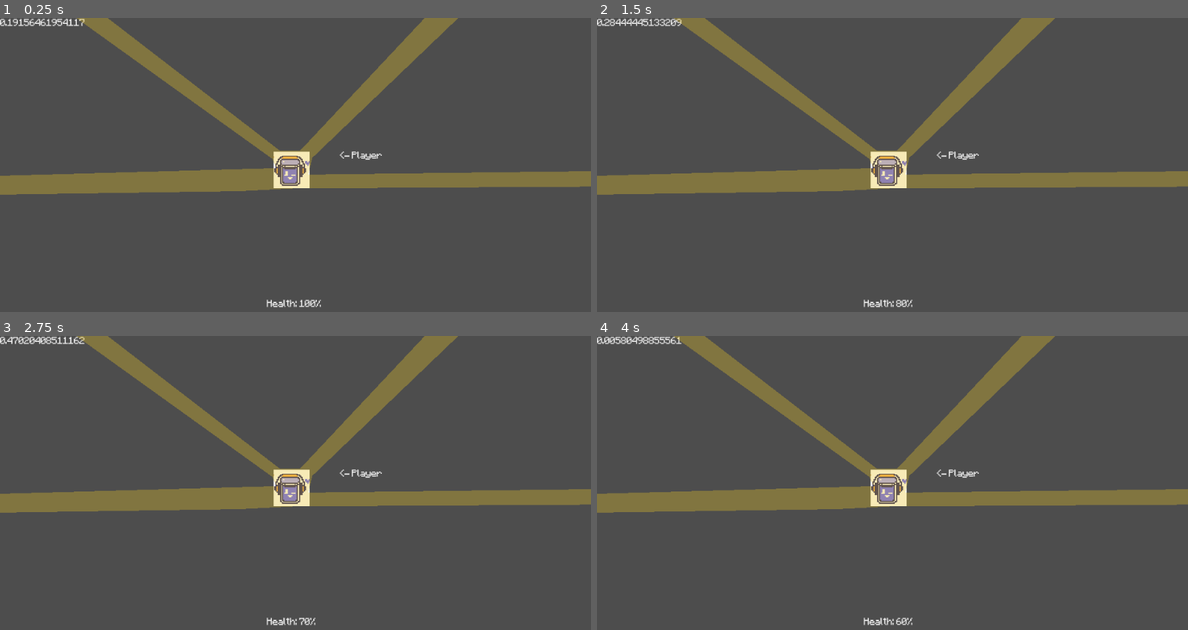
Above: before the commit, frames 1-4 (two rows, left to right).
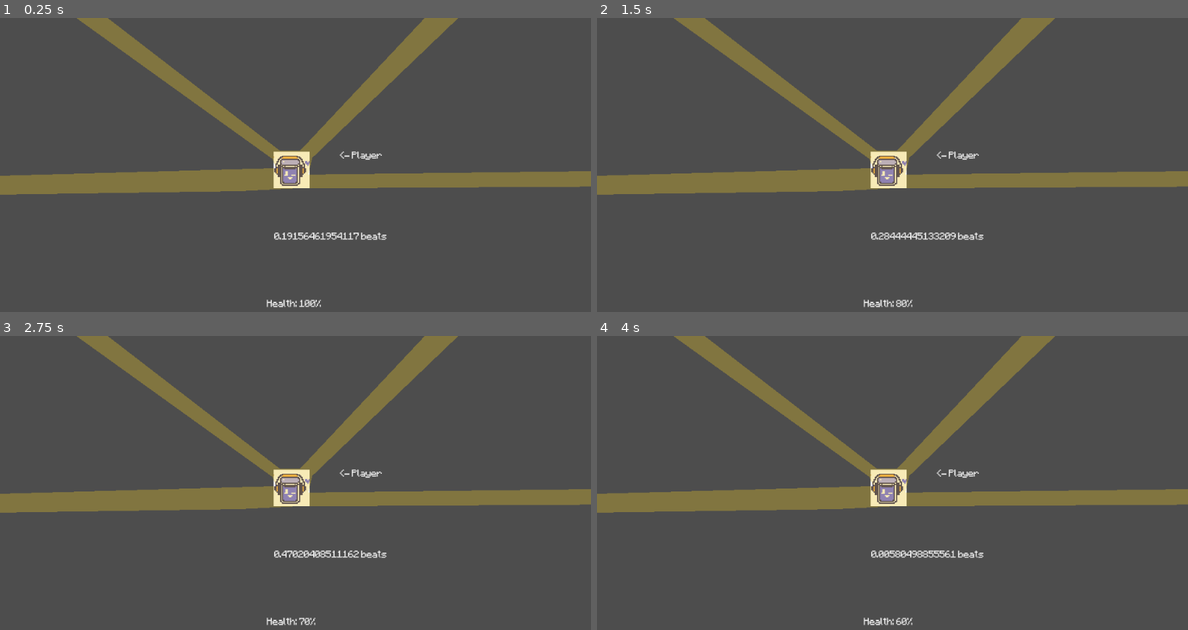
Above: after the commit, the same moments.

Repository: TrueHopolok/gj_flow
Game: Godot game, scene res://scenes/gameplay/gameplay.tscn
The game is run twice, just before and just after one commit, with the same random seed, the same clock (stepped at 60 frames per second) and the same inputs. The project has no main scene, so this scene is started directly. Sound files missing from this copy of the repository are replaced by a short silence.
Inputs:
- Up to frame 1 (0.25 s): no input
- Up to frame 2 (1.5 s): hold K (low_right) 0.53-1.28 s; hold D (low_left) from 1.28 s (still down)
- Up to frame 3 (2.75 s): release D (low_left) at 2.03 s; hold K (low_right) from 2.03 s (still down)
- Up to frame 4 (4 s): release K (low_right) at 3.53 s; hold D (low_left) from 3.53 s (still down)

The runs differ from the first frame. In frame 1, 0.5% of the frame differs, in the area x 0-66%, y 0-76%; in frame 2, 0.5%; in frame 3, 0.5%; in frame 4, 0.6%.

Commit message:
fixed bugs in gameplay

Diff:
--- a/scenes/game_manager/game_manager.gd
+++ b/scenes/game_manager/game_manager.gd
@@ -4,12 +4,11 @@
 
 signal health_changed(new_health: int)
 
-
 ## Time between note spawn and getting in click range
 const NOTE_SPAWN_OFFSET: float = 2.0 # sec
 
 ## Absolute error of player's clicking the note
-const TIMING_WINDOW: float = 2.0 # sec
+const TIMING_WINDOW: float = 0.25 # sec
 
 @export_group('Section')
 @export var sections: Array[LevelSection]
@@ -22,14 +21,15 @@
 
 @onready var music_player: PartialAudioStreamPlayer = $MusicPlayer
 
-
 ## Current state
 
-var section_id: int
+var section_idx: int
 var section: LevelSection
+
 var notes: Array[LevelNote]
-var note_spawn_id: int
-var note_active_id: int
+var next_spawn_idx: int
+var next_destroy_idx: int
+
 var health: int = 100
 
 
@@ -45,40 +45,46 @@
 
 func beat_to_sec(beat: float, bpm: float) -> float:
 	assert(bpm > 0, "WTF BPM IS NEGATIVE OR ZERO, btw Rich's fault")
-	return beat / 60 * bpm
+	return beat * 60 / bpm
 
 
 func sec_to_beat(sec: float, bpm: float) -> float:
 	assert(bpm > 0, "WTF BPM IS NEGATIVE OR ZERO, btw Rich's fault")
-	return sec * 60 / bpm
+	return sec / 60 * bpm
 
 
 func start_game() -> void:
 	assert(len(sections) > 0, "FAILED TO FIND ANY SECTIONS")
 	set_health(LevelDamage.MAX_HEALTH)
-	section_id = -1
+	section_idx = -1
 	next_section()
 
 
 func next_section() -> void:
-	if len(sections) - 1 > section_id:
-		section_id += 1
-	section = sections[section_id].duplicate(true)
+	if len(sections) - 1 > section_idx:
+		section_idx += 1
+
+	section = sections[section_idx].duplicate(true)
 	section.parts.shuffle()
 	assert(section.bpm > 0, "ALLO BROTHA")
 
+	# construct sections
 	notes.clear()
 	music_player.stream_queue.clear()
-	var offset: float = section.intro_stream.get_length() if is_instance_of(section.intro_stream, AudioStreamPlayer) else 0.0
-	for part in section.parts:
-		for note in part.notes:
+
+	var offset: float = 0.0
+	if section.intro_stream != null:
+		offset = section.intro_stream.get_length()
+
+	for part: LevelPart in section.parts:
+		for note: LevelNote in part.notes:
 			notes.append(note)
-			notes[-1].timing += sec_to_beat(offset, section.bpm)
-			prints(notes[-1].timing, beat_to_sec(notes[-1].timing, section.bpm))
+			note.timing += sec_to_beat(offset, section.bpm)
 		music_player.stream_queue.append(part.stream)
 		offset += part.stream.get_length()
-	note_spawn_id = 0
-	note_active_id = 0
+
+	next_spawn_idx = 0
+	next_destroy_idx = 0
 
 	# maybe play some animation that next section starts
 	music_player.restart()
@@ -125,27 +131,43 @@
 		get_tree().quit(1)
 
 
-func _input(event: InputEvent) -> void:
-	if event.is_action_pressed(&'low_left') || event.is_action_pressed(&'low_right') || event.is_action_pressed(&'top_left') || event.is_action_pressed(&'top_right'):
-		var note_id: int = note_active_id
-		var pressed_amount: int = 0
-		while note_id < len(notes) && music_player.get_song_pos() + TIMING_WINDOW > beat_to_sec(notes[note_active_id].timing, section.bpm):
-			prints(note_active_id, beat_to_sec(notes[note_active_id].timing, section.bpm))
-			if notes[note_id].activated && event.as_text() == notes[note_id].direction:
-				notes[note_id].activated = false
-				pressed_amount += 1
-			note_id += 1
-		if pressed_amount == 0: damage(LevelDamage.DAMAGE_PER_MISCLICK)
-		else: damage(LevelDamage.HEAL_PER_HIT)
+func _unhandled_input(event: InputEvent) -> void:
+	if not event.is_pressed():
+		return
 
+	# TODO(HOPOLOK): replace with constants
+	if not (event.is_action_pressed(&"low_left") or event.is_action_pressed(&"low_right") or event.is_action_pressed(&"top_left") or event.is_action_pressed(&"top_right")):
+		return
+
+	get_viewport().set_input_as_handled()
+
+	var idx := next_destroy_idx
+	var note_hit := false
+	while idx < notes.size() and beat_to_sec(notes[idx].timing, section.bpm) - TIMING_WINDOW < music_player.get_song_pos():
+		if notes[idx].hittable and event.is_action_pressed(notes[idx].direction):
+			notes[idx].hittable = false
+			note_hit = true
+			break
+		idx += 1
+
+	if note_hit:
+		damage(LevelDamage.HEAL_PER_HIT)
+	else:
+		damage(LevelDamage.DAMAGE_PER_MISCLICK)
+
+# FIXME: second section loop does not work
 
 func _physics_process(_delta: float) -> void:
-	$Tlabel.text = str(beat_to_sec(music_player.get_song_pos(), section.bpm))
+	# TODO: remove debug print
+	$Tlabel.text = str(beat_to_sec(music_player.get_song_pos(), section.bpm)) + " beats"
 
-	while note_spawn_id < len(notes) && music_player.get_song_pos() + NOTE_SPAWN_OFFSET > beat_to_sec(notes[note_active_id].timing, section.bpm):
-		spawn_note(notes[note_spawn_id])
-		note_spawn_id += 1
+	# Spawn new notes (in advance)
+	while next_spawn_idx < notes.size() and beat_to_sec(notes[next_spawn_idx].timing, section.bpm) - NOTE_SPAWN_OFFSET < music_player.get_song_pos():
+		spawn_note(notes[next_spawn_idx])
+		next_spawn_idx += 1
 
-	while note_active_id < len(notes) && music_player.get_song_pos() - TIMING_WINDOW > beat_to_sec(notes[note_active_id].timing, section.bpm):
-		if notes[note_active_id].activated: damage(LevelDamage.DAMAGE_PER_MISS[notes[note_active_id].type])
-		note_active_id += 1
+	# Destroy overdue notes, possibly damaging the player
+	while next_destroy_idx < next_spawn_idx and beat_to_sec(notes[next_destroy_idx].timing, section.bpm) + TIMING_WINDOW < music_player.get_song_pos():
+		if notes[next_destroy_idx].hittable: # player did not hit it
+			damage(LevelDamage.DAMAGE_PER_MISS[notes[next_destroy_idx].type])
+		next_destroy_idx += 1
--- a/scenes/game_manager/game_manager.tscn
+++ b/scenes/game_manager/game_manager.tscn
@@ -12,5 +12,7 @@
 metadata/_custom_type_script = "uid://bq2xx0l5qy125"
 
 [node name="Tlabel" type="Label" parent="." unique_id=802774425]
-offset_right = 40.0
-offset_bottom = 14.0
+offset_left = 297.0
+offset_top = 232.0
+offset_right = 337.0
+offset_bottom = 246.0
--- a/scenes/level_note/level_note.gd
+++ b/scenes/level_note/level_note.gd
@@ -2,22 +2,19 @@
 extends Resource
 
 
-## Those are based on input map and should match,
-## otherwise - Габэла.
-
 const LOW_LEFT: String = 'low_left'
-const TOP_LEFT: String = 'low_right'
+const TOP_LEFT: String = 'top_left'
 const TOP_RIGHT: String = 'top_right'
 const LOW_RIGHT: String = 'low_right'
+
+
+@export var type: NoteType
+@export var timing: float ## 1 unit == tact
+@export var direction: String
+var hittable: bool = true
 
 
 enum NoteType {
 	REGULAR,
 	ENEMY,
 }
-
-
-@export var type: NoteType
-@export var timing: float ## 1 unit == tact
-@export var direction: String
-var activated: bool = true
